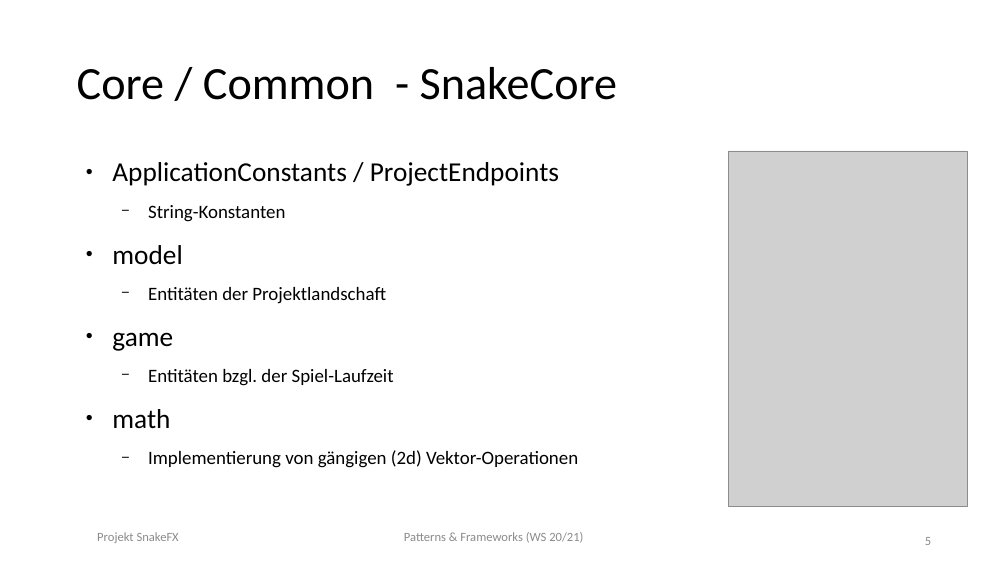
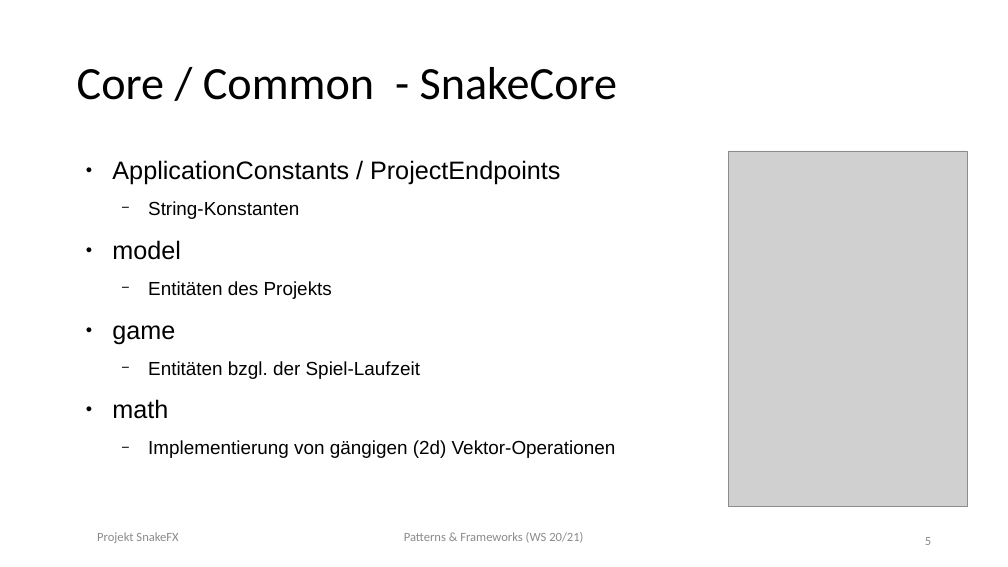
Before and after one commit to Bummelnderboris/Patterns_and_Frameworks, a slide deck: slide 5 of docs/00000_abgabe_final/3_Prasentation/Wulfert_Reidel_PF_SnakeFX.pptx. Drawn at 1008x567 pixels with LibreOffice and Linux fonts; fonts in the diff are those of the drawing; grey boxes stand for pictures. Boxes give left, top, right and bottom in pixels: in the first picture for what was removed or moved away, otherwise in the second. Text is boxed around its words. In the diff, an @@ line names an element or a change of style, - is before the commit and + after.

```diff
--- a/docs/00000_abgabe_final/3_Prasentation/Wulfert_Reidel_PF_SnakeFX.pptx
+++ b/docs/00000_abgabe_final/3_Prasentation/Wulfert_Reidel_PF_SnakeFX.pptx
@@ text at (112, 160, 616, 458): size 26 to 24 pt in "ApplicationConstants / ProjectEndpoints", "model", "game", "math"; font Calibri to Arial in "ApplicationConstants / ProjectEndpoints", "String-Konstanten", "model", "game" and 3 more places @@
@@ text at (148, 281, 332, 299): text changed; font Calibri to Arial @@
-  − Entitäten der Projektlandschaft
+  − Entitäten des Projekts
```
Also in this commit, not shown: 7 other slides changed, 5 slides added, 5 other files.
